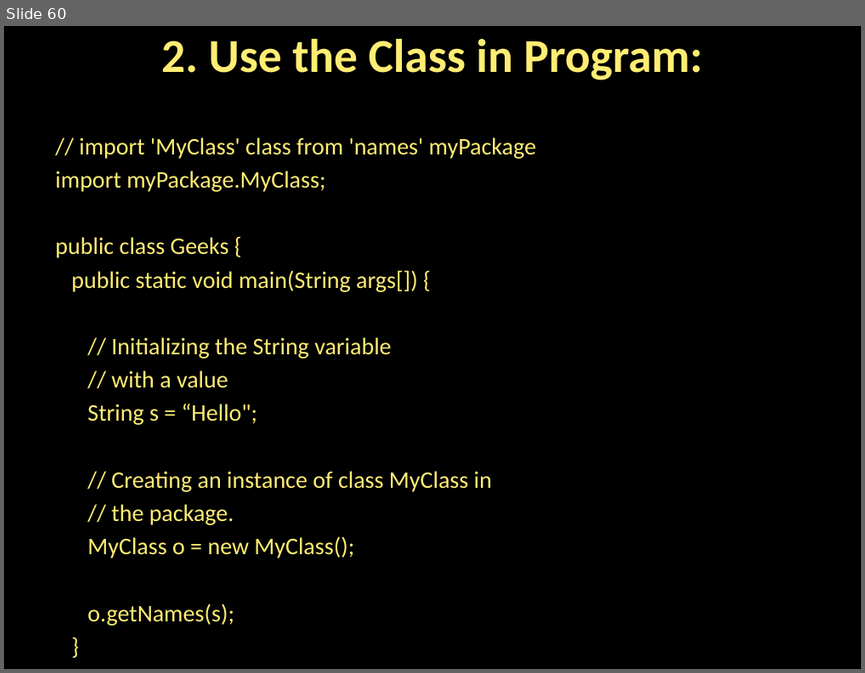
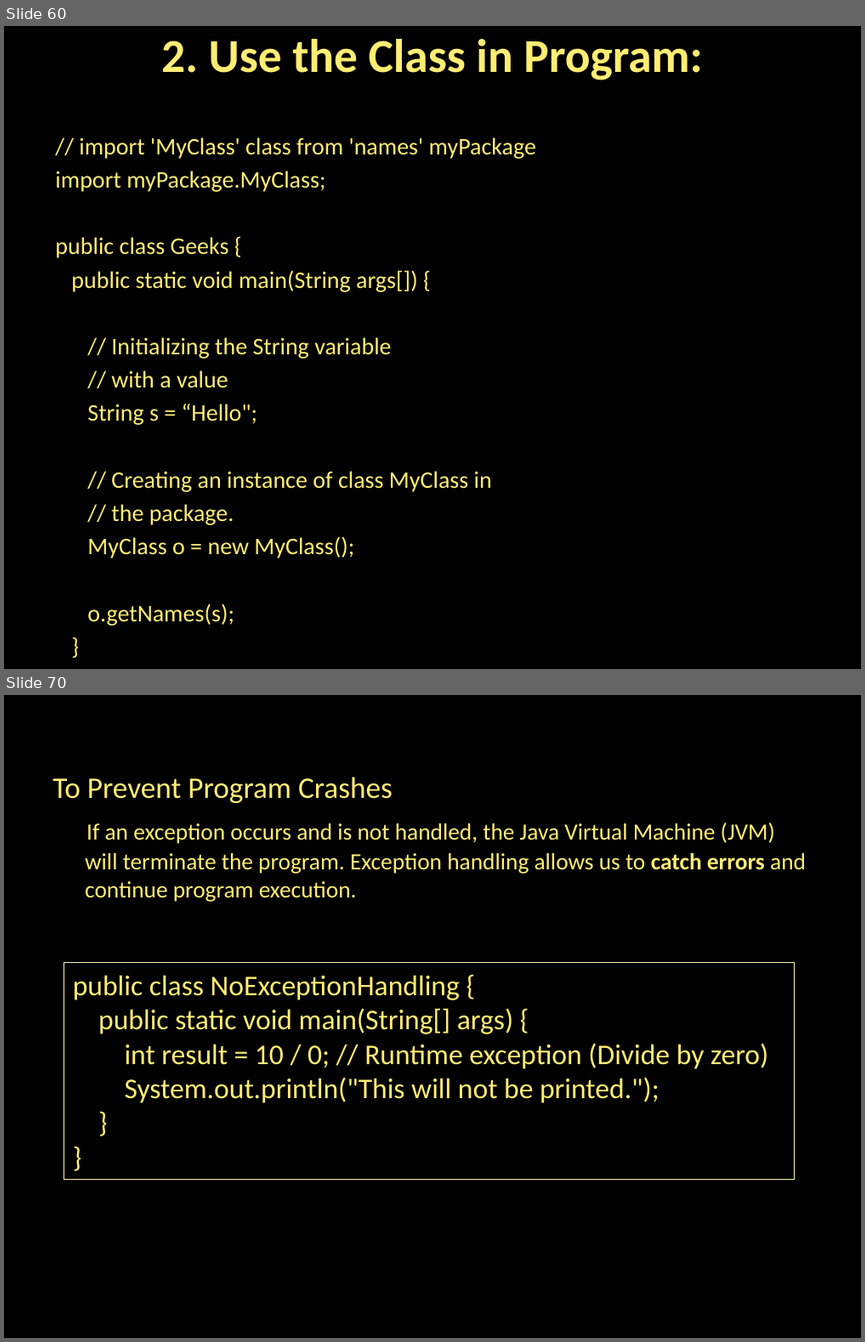
Before and after one commit to NemisRuparel/JAVA_Material, a slide deck: material/Inheritance in JAVA.pptx. Shown one above the other, each under a label of ours: slide 60 before the commit, slides 60 and 70 after it; the slides between them are not shown. The pictures are 865x673 and 865x1342 pixels, drawn with LibreOffice and Linux fonts; fonts in the diff are those of the drawing. Boxes give left, top, right and bottom in pixels: in the first picture for what was removed or moved away, otherwise in the second. Text is boxed around its words. In the diff, an @@ line names an element or a change of style, - is before the commit and + after.

```diff
--- a/material/Inheritance in JAVA.pptx
+++ b/material/Inheritance in JAVA.pptx
@@ slide 70 added at box(4, 695, 861, 1338), background #000000 @@
@@ text added at box(52, 777, 806, 902), 19.6 pt, text #FFED73 @@
+To Prevent Program Crashes
+If an exception occurs and is not handled, the Java Virtual Machine (JVM) will terminate the program. Exception handling allows us to catch errors and continue program execution.
@@ rectangle added at box(64, 962, 794, 1179), outline #FFF4AB 0.75 pt, 24 pt, text #FFED73 @@
+public class NoExceptionHandling {
+public static void main(String[] args) {
+int result = 10 / 0; // Runtime exception (Divide by zero)
+System.out.println("This will not be printed.");
+}
+}
```
Also in this commit, not shown: 60 other slides added, 4 other files.
